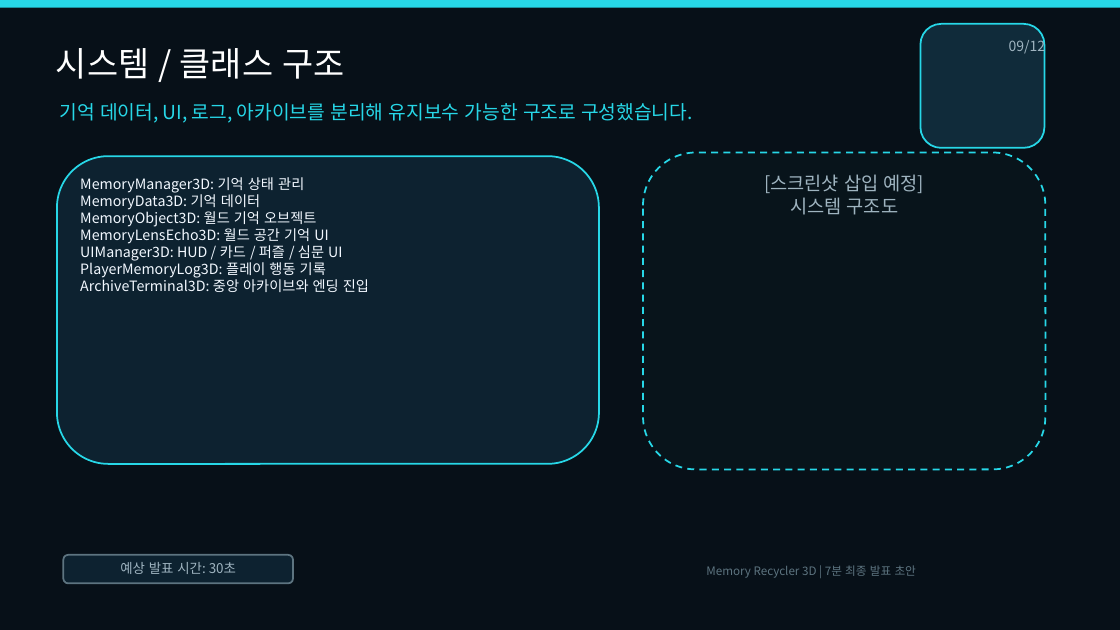
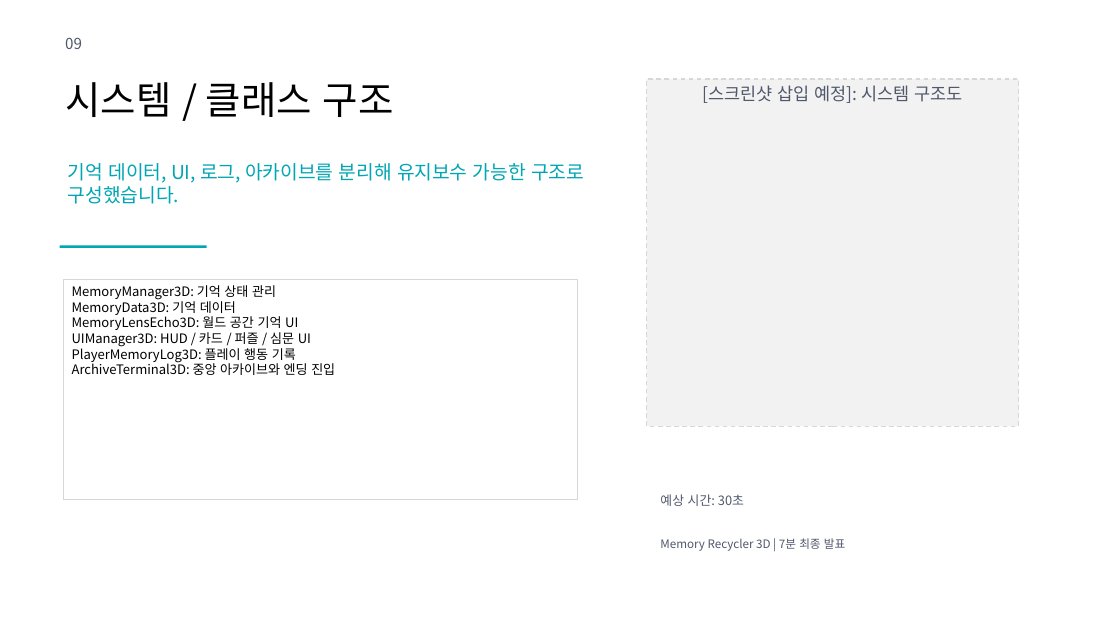
Before and after one commit to wodnd0403/memory_recycler, a slide deck: slide 9 of Docs/MemoryRecycler3D_Final_Presentation.pptx. Drawn at 1120x630 pixels with LibreOffice and Linux fonts; fonts in the diff are those of the drawing. Boxes give left, top, right and bottom in pixels: in the first picture for what was removed or moved away, otherwise in the second. Text is boxed around its words. In the diff, an @@ line names an element or a change of style, - is before the commit and + after.

Commit message:
fix: 템플릿 기반 최종 발표 PPT 한글 정상화

```diff
--- a/Docs/MemoryRecycler3D_Final_Presentation.pptx
+++ b/Docs/MemoryRecycler3D_Final_Presentation.pptx
@@ rectangle removed at <box>0,0,1120,630</box> @@
@@ rectangle removed at <box>0,0,1120,8</box> @@
@@ rounded rectangle removed at <box>921,24,1045,148</box> @@
@@ text at <box>65,37,82,49</box>: text changed; size 12 to 13 pt; text colour #9FB4C0 to #50586B @@
-09/12
+09
@@ text "시스템 / 클래스 구조": place and size @@
-text "시스템 / 클래스 구조" at <box>56,48,345,79</box>
+text "시스템 / 클래스 구조" at <box>65,82,394,117</box>
@@ text "시스템 / 클래스 구조" at <box>65,82,394,117</box>: size 29 to 33 pt, text colour #FFFFFF to #000000 @@
@@ rectangle "[스크린샷 삽입 예정]: 시스템 구조도": place and size @@
-rectangle "[스크린샷 삽입 예정]: 시스템 구조도" at <box>644,153,1046,470</box>
+rectangle "[스크린샷 삽입 예정]: 시스템 구조도" at <box>647,79,1019,426</box>
@@ rectangle "[스크린샷 삽입 예정]: 시스템 구조도" at <box>647,79,1019,426</box>: rounded rectangle to rectangle; fill #08141B to #F2F2F2; outline #27D7E7 1.5 pt dashed to #D7D7D7 1 pt dashed @@
@@ text in rectangle at <box>702,85,963,103</box>: text changed; size 16 to 15 pt; text colour #9FB4C0 to #50586B @@
-[스크린샷 삽입 예정]
-시스템 구조도
+[스크린샷 삽입 예정]: 시스템 구조도
@@ text "기억 데이터, UI, 로그, 아카이브를 ...": place and size @@
-text "기억 데이터, UI, 로그, 아카이브를 ..." at <box>60,103,692,123</box>
+text "기억 데이터, UI, 로그, 아카이브를 ..." at <box>68,163,584,204</box>
@@ text "기억 데이터, UI, 로그, 아카이브를 ..." at <box>68,163,584,204</box>: text colour #27D7E7 to #00A6B4 @@
@@ text in rectangle at <box>80,209,316,227</box>: paragraph removed @@
-MemoryObject3D: 월드 기억 오브젝트
@@ rectangle added at <box>60,245,207,248</box>, fill #00A6B4 @@
@@ rectangle "MemoryManager3D: 기억 상태 관리": place and size @@
-rectangle "MemoryManager3D: 기억 상태 관리" at <box>57,156,599,464</box>
+rectangle "MemoryManager3D: 기억 상태 관리" at <box>63,279,577,499</box>
@@ rectangle "MemoryManager3D: 기억 상태 관리" at <box>63,279,577,499</box>: size 12.2 to 11.2 pt, text colour #F2F8FF to #000000; rounded rectangle to rectangle; fill #0D2230 to none; outline #27D7E7 1.5 pt to #D7D7D7 1 pt @@
@@ text "예상 시간: 30초": place and size @@
-text "예상 시간: 30초" at <box>63,555,292,584</box>
+text "예상 시간: 30초" at <box>660,494,744,506</box>
@@ text "예상 시간: 30초" at <box>660,494,744,506</box>: fill #0D2230 to none; outline #5D7480 1.5 pt to none @@
@@ text at <box>660,494,744,506</box>: text changed; size 11.5 to 11 pt; text colour #9FB4C0 to #50586B @@
-예상 발표 시간: 30초
+예상 시간: 30초
@@ text at <box>660,538,845,551</box>: text changed; text colour #5D7480 to #50586B @@
-Memory Recycler 3D | 7분 최종 발표 초안
+Memory Recycler 3D | 7분 최종 발표
```
Also in this commit, not shown: 11 other slides changed, 2 other files.
